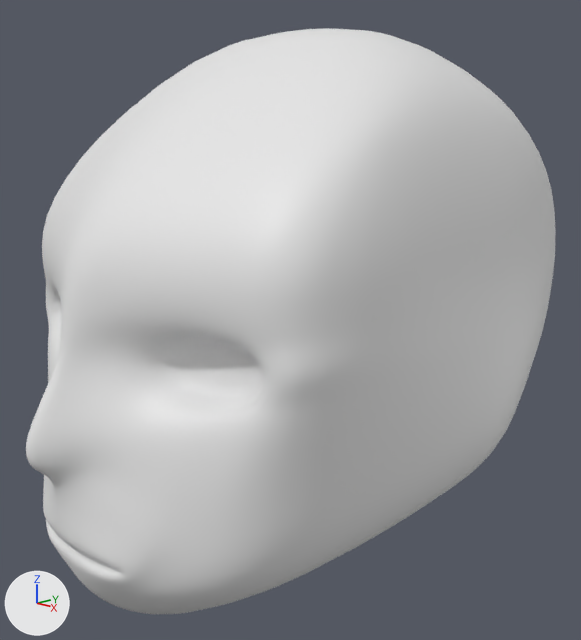
The Blender file フリーゲルBU2.blend as it was, and as the next commit left it.
The view is the same before and after, from a camera (50 mm lens) standing at (0.303, -0.286, 2.572) and looking at (0.004, -0.005, 2.472). Every picture has the same lights, and +X, +Y and +Z are marked at lower left.

Script lines for the objects in view, before the commit:
```python
me_球_001 = bpy.data.meshes.new('球.001')
me_球_001.from_pydata(...)  # 164 vertices, 147 faces; spans x 0.0..0.108, y -0.16..0.139, z 2.335..2.625
me_球_001.polygons.foreach_set('use_smooth', [True] * 147)
ob_球 = bpy.data.objects.new('球', me_球_001)
ob_球.location = (0.0, 0.0, 0.0)
_m = ob_球.modifiers.new('ミラー', 'MIRROR')
_m.use_clip = True
_m = ob_球.modifiers.new('細分化', 'SUBSURF')
_m.levels = 6
```
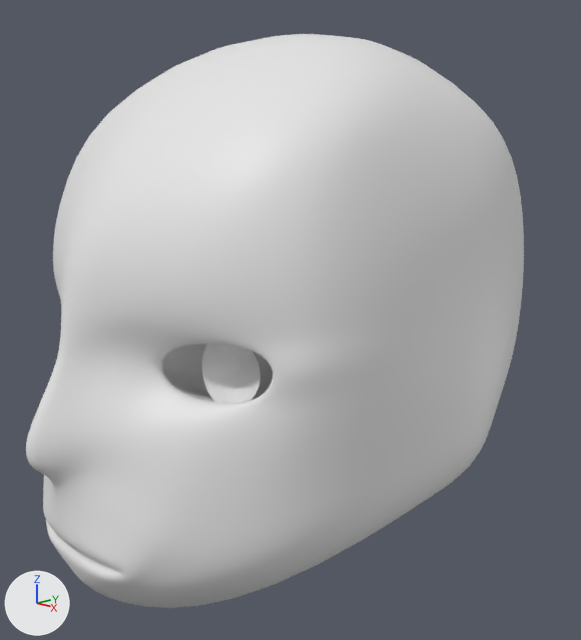
Boxes [x1, y1, x2, y2] around the edits, measured in the pictures (581 x 640 px):
```json
{"object": "球", "change": "reshaped", "before": [26, 28, 555, 614], "after": [26, 34, 524, 608]}
{"part": 1, "of": "me_球_001", "change": "added", "after": [202, 344, 260, 403]}
{"part": 2, "of": "me_球_001", "change": "built on", "before": [42, 28, 555, 614], "after": [53, 34, 524, 608]}
```

Edits to the scene script, one JSON object a line:
```json
{"block": "me_球_001", "where": "# used by ob_球; location = (0.0, 0.0, 0.0)"}
{"op": "remove", "block": "me_球_001", "code": "me_球_001.from_pydata(...)  # 164 vertices, 147 faces; spans x 0.0..0.108, y -0.16..0.139, z 2.335..2.625"}
{"op": "add", "block": "me_球_001", "code": "me_球_001.from_pydata(...)  # 222 vertices, 210 faces; spans x 0.0..0.107, y -0.16..0.121, z 2.335..2.622"}
{"block": "me_球_001", "change": "me_球_001 part 1: a new loose piece of 41 vertices spanning x 0.044..0.069, y -0.094..-0.079, z 2.455..2.49"}
{"block": "me_球_001", "change": "me_球_001 part 2"}
{"block": "me_球_001", "change": "8 vertices are removed from x 0.032..0.083, y -0.096..-0.086, z 2.464..2.486"}
{"block": "me_球_001", "change": "9 faces are deleted"}
{"block": "me_球_001", "change": "7 vertices in x 0.0..0.077, y -0.117..-0.098, z 2.348..2.489 move by (0.0, 0.006, 0.0)"}
{"block": "me_球_001", "change": "4 vertices in x 0.0..0.069, y 0.111..0.139, z 2.444..2.505 move by (0.0, -0.018, 0.0)"}
{"block": "me_球_001", "change": "4 vertices in x 0.0..0.105, y 0.008..0.063, z 2.348..2.408 move by (0.0, -0.016, 0.0)"}
{"block": "me_球_001", "change": "3 vertices in x 0.0..0.068, y 0.089..0.119, z 2.398..2.428 move by (0.0, -0.019, 0.0)"}
{"block": "me_球_001", "change": "3 vertices in x 0.04..0.065, y 0.007..0.057, z 2.366..2.392 move by (0.0, -0.017, 0.0)"}
{"block": "me_球_001", "change": "3 vertices in x 0.0..0.055, y -0.088..-0.087, z 2.335..2.36 move by (0.0, 0.013, 0.0)"}
{"block": "me_球_001", "change": "69 vertices move from x 0.0..0.108, y -0.125..0.136, z 2.341..2.625 to x 0.0..0.107, y -0.124..0.118, z 2.341..2.622"}
{"block": "me_球_001", "change": "25 vertices are added at x 0.015..0.096, y -0.105..-0.041, z 2.455..2.494"}
{"block": "me_球_001", "change": "32 new faces join them, smooth"}
```
